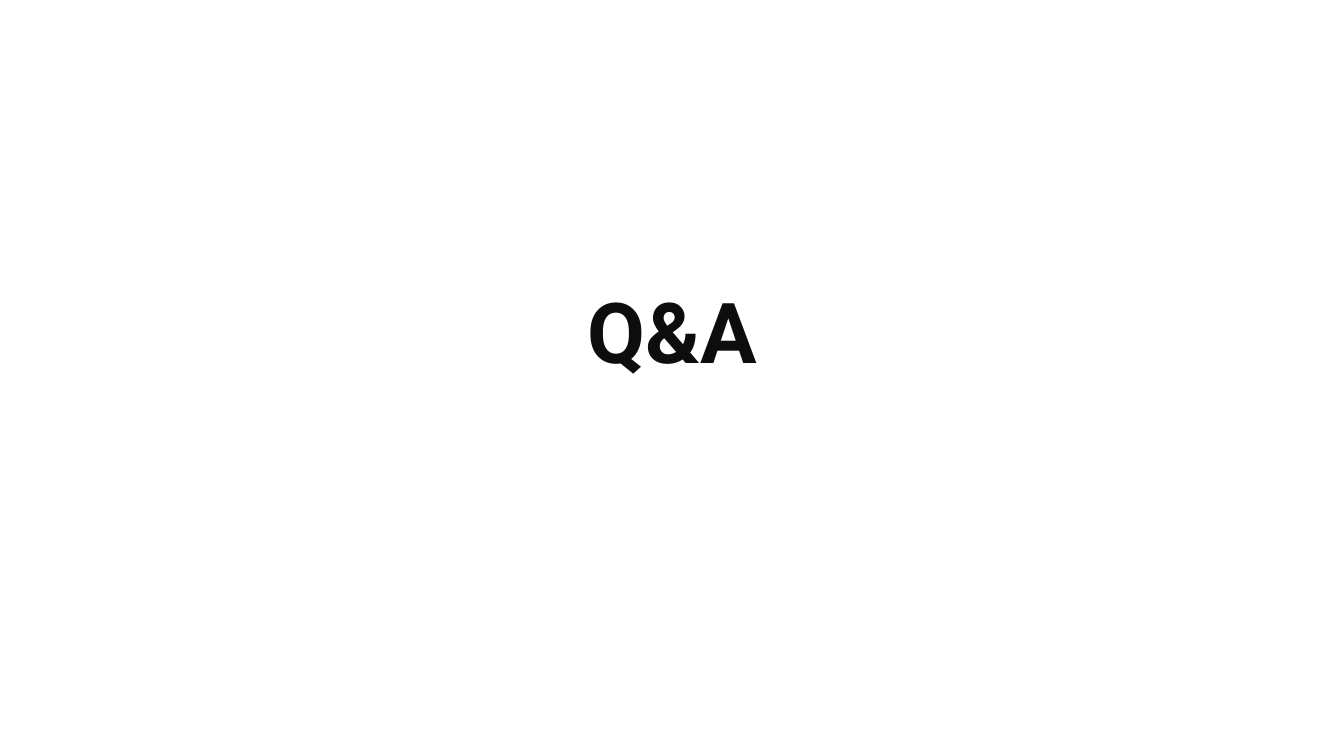
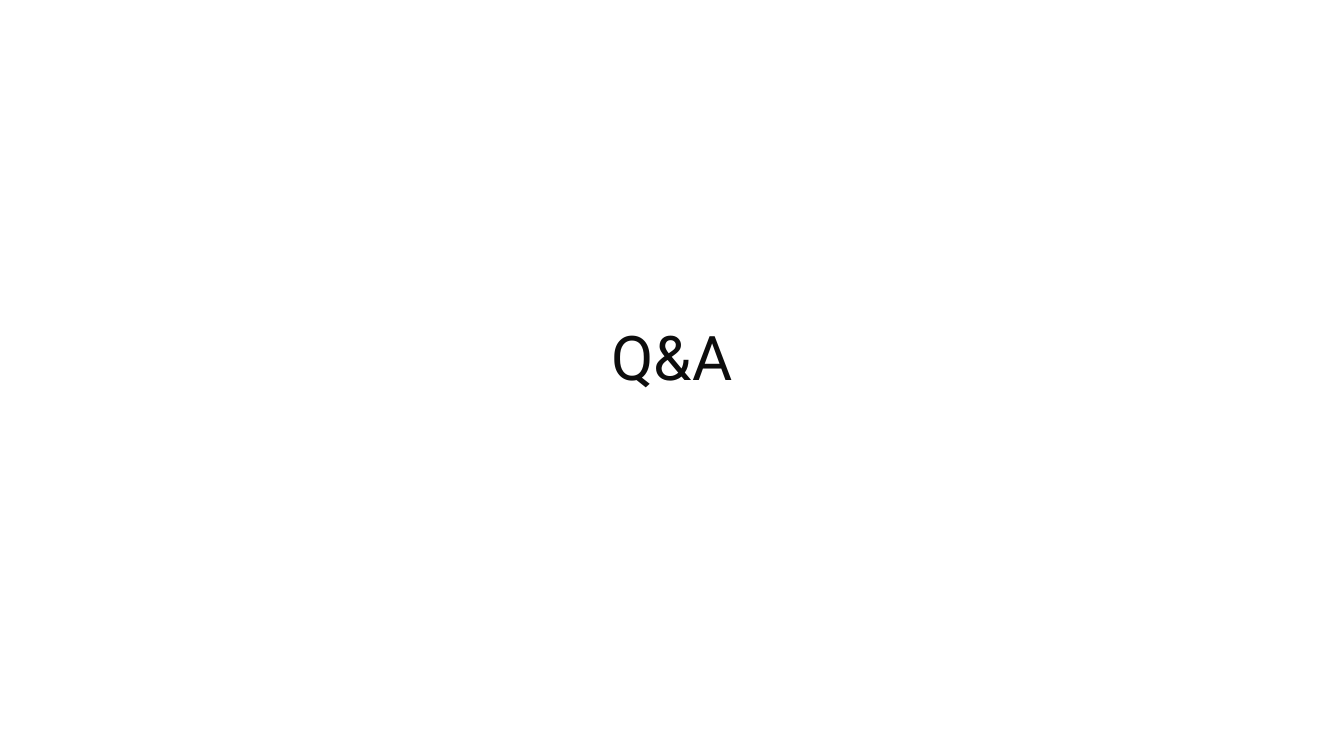
Before and after one commit to ManishaEY/eyaipythontraining, a slide deck: slide 8 of MachineLearningForPredictiveMaintenance.pptx (slide 7 before the commit). Drawn at 1344x756 pixels with LibreOffice and Linux fonts; fonts in the diff are those of the drawing. Boxes give left, top, right and bottom in pixels: in the first picture for what was removed or moved away, otherwise in the second. Text is boxed around its words. In the diff, an @@ line names an element or a change of style, - is before the commit and + after.

```diff
--- a/MachineLearningForPredictiveMaintenance.pptx
+++ b/MachineLearningForPredictiveMaintenance.pptx
@@ title "Q&A": place and size @@
-title "Q&A" at (587,302,757,374)
+title "Q&A" at (611,335,732,388)
@@ title "Q&A" at (611,335,732,388): size 60 to 44 pt, bold off; vertical alignment bottom to middle @@
```
Also in this commit, not shown: 5 other slides changed, 2 slides added, 1 slide removed.
